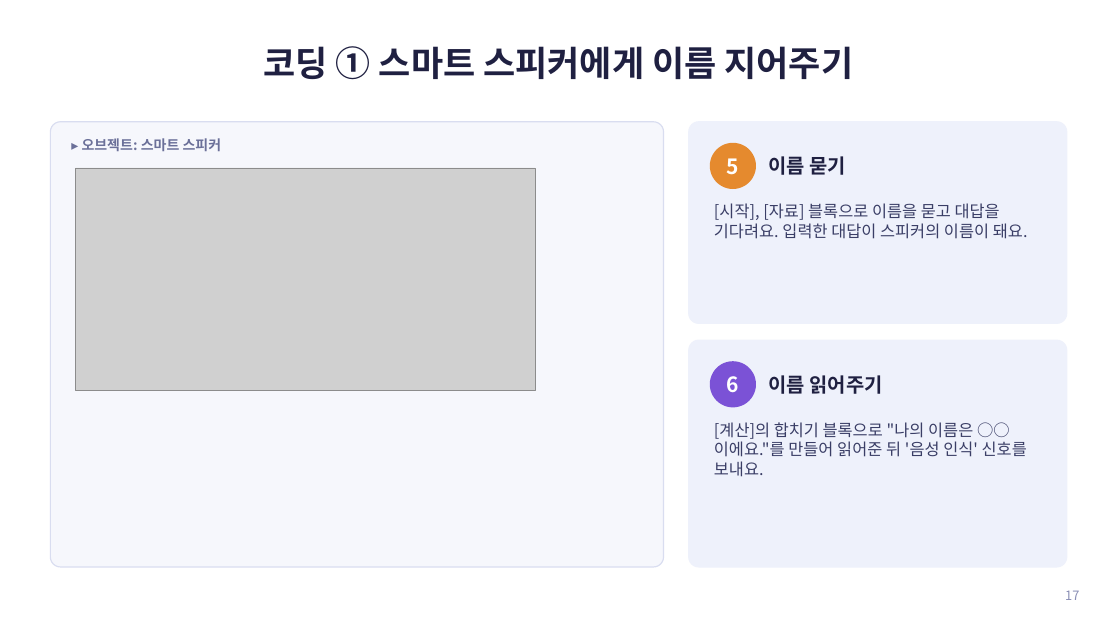
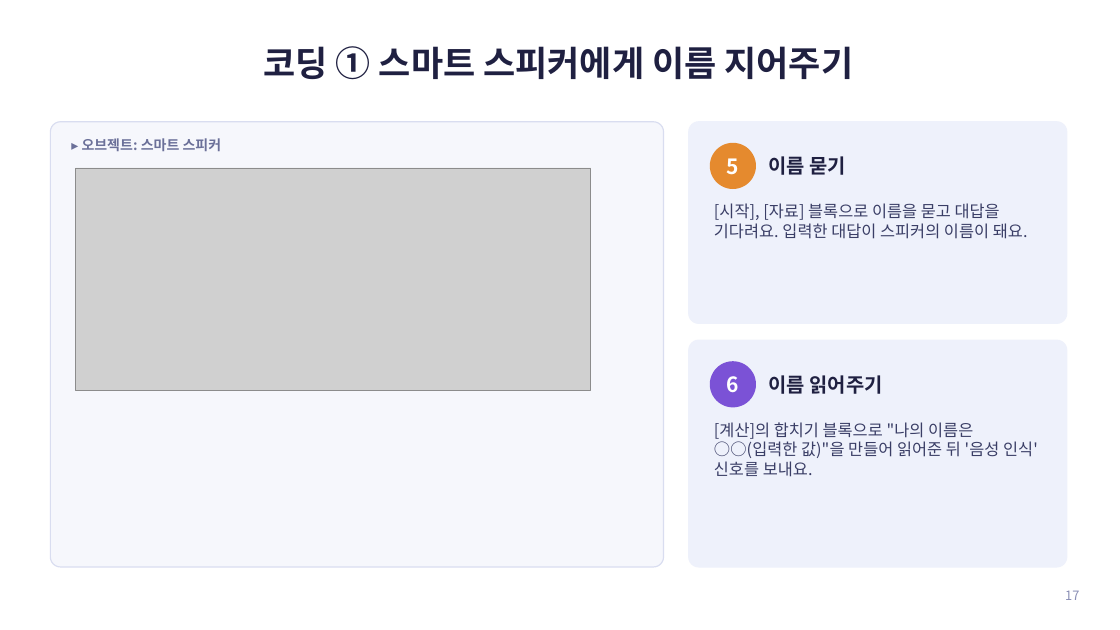
Before and after one commit to jisun294020-ops/school, a slide deck: slide 17 of entry-ai-audio/엔트리_AI_오디오감지_수업자료.pptx. Drawn at 1120x630 pixels with LibreOffice and Linux fonts; fonts in the diff are those of the drawing; grey boxes stand for pictures. Boxes give left, top, right and bottom in pixels: in the first picture for what was removed or moved away, otherwise in the second. Text is boxed around its words. In the diff, an @@ line names an element or a change of style, - is before the commit and + after.

```diff
--- a/entry-ai-audio/엔트리_AI_오디오감지_수업자료.pptx
+++ b/entry-ai-audio/엔트리_AI_오디오감지_수업자료.pptx
@@ picture: place and size @@
-picture at [76, 168, 535, 391]
+picture at [76, 168, 592, 391]
@@ text at [714, 422, 1038, 477]: text changed @@
-[계산]의 합치기 블록으로 "나의 이름은 ○○이에요."를 만들어 읽어준 뒤 '음성 인식' 신호를 보내요.
+[계산]의 합치기 블록으로 "나의 이름은 ○○(입력한 값)"을 만들어 읽어준 뒤 '음성 인식' 신호를 보내요.
```
Also in this commit, not shown: 1 other slide changed, 4 other files.
